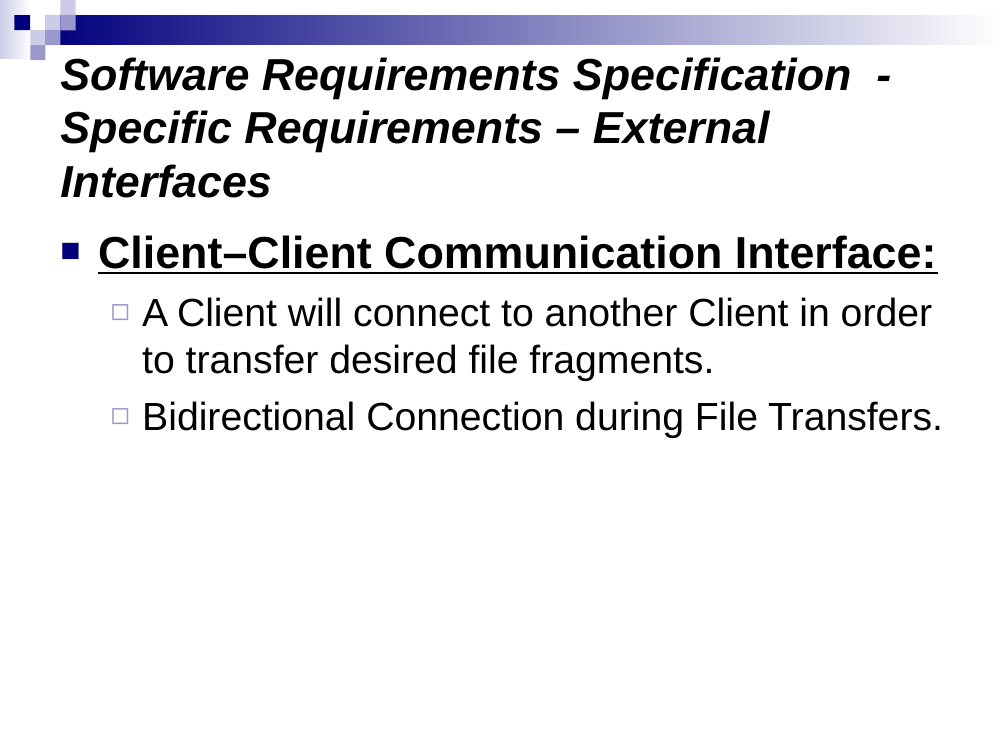
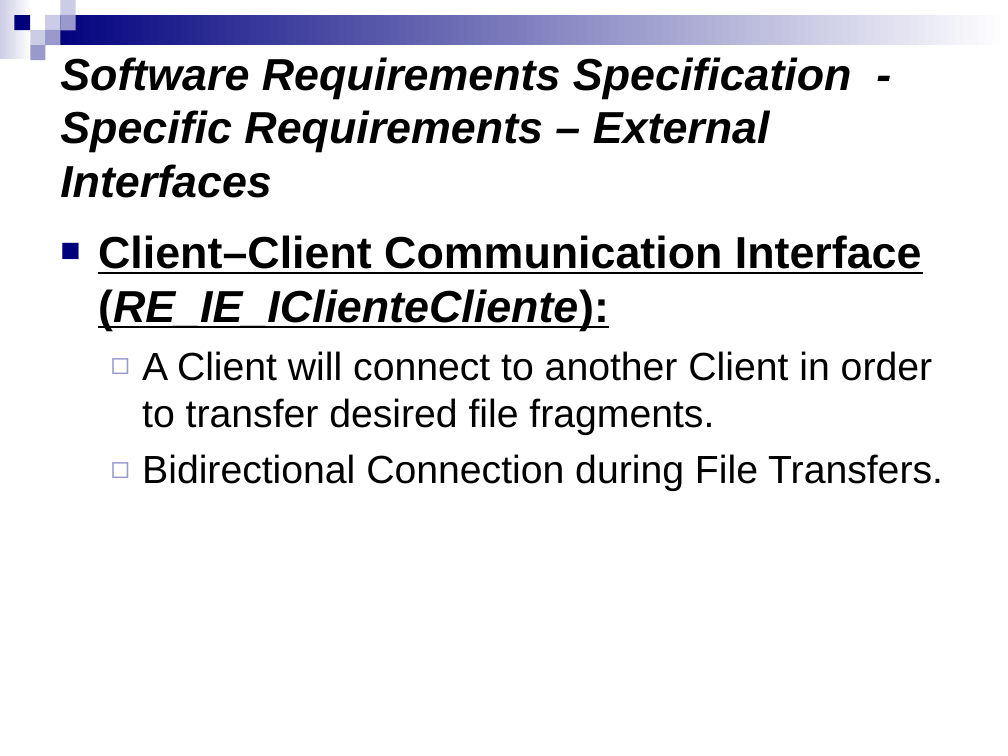
Before and after one commit to salcedonia/egorilla-software-engineering-2008-2009, a slide deck: slide 31 of doc/PresentacionIS.ppt (slide 28 before the commit). Drawn at 1008x756 pixels with LibreOffice and Linux fonts; fonts in the diff are those of the drawing. Boxes give left, top, right and bottom in pixels: in the first picture for what was removed or moved away, otherwise in the second. Text is boxed around its words. In the diff, an @@ line names an element or a change of style, - is before the commit and + after.

```diff
--- a/doc/PresentacionIS.ppt
+++ b/doc/PresentacionIS.ppt
@@ text at (98, 235, 922, 331): text changed @@
-■ Client–Client Communication Interface:
+■ Client–Client Communication Interface (RE_IE_IClienteCliente):
```
Also in this commit, not shown: 5 other slides changed, 4 slides added.
